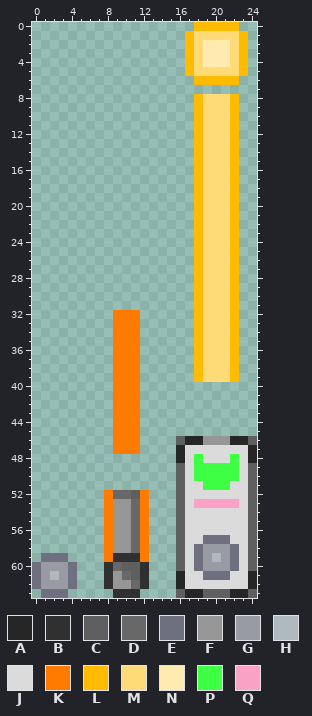
Edited in one commit: pixel-art sprite (Assets/Prefabs/Entities/Ally/UnitWeapons.png). The picture above is the old version.
The file is 25x64 pixels. Colours within 5 levels of each other are drawn and written as one.
Palette (. is transparent): A #262626  B #303030  C #5f5f5f  D #686868  E #6e7080  F #969696  G #989aa4  H #b0b9c0  J #dbdbdb  K #ff7b00  L #ffbb00  M #ffdb78  N #ffeab0  P #3eff44  Q #f9a2c5
Pixels before, first column x 0:
 0 ..................LLLLL..
 1 .................LMMMMML.
 2 .................LMNNNML.
 3 .................LMNNNML.
 4 .................LMNNNML.
 5 .................LMMMMML.
 6 ..................LLLLL..
 7 .........................
 8 ..................LMMML..
 9 ..................LMMML..
10 ..................LMMML..
11 ..................LMMML..
12 ..................LMMML..
13 ..................LMMML..
14 ..................LMMML..
15 ..................LMMML..
16 ..................LMMML..
17 ..................LMMML..
18 ..................LMMML..
19 ..................LMMML..
20 ..................LMMML..
21 ..................LMMML..
22 ..................LMMML..
23 ..................LMMML..
24 ..................LMMML..
25 ..................LMMML..
26 ..................LMMML..
27 ..................LMMML..
28 ..................LMMML..
29 ..................LMMML..
30 ..................LMMML..
31 ..................LMMML..
32 .........KKK......LMMML..
33 .........KKK......LMMML..
34 .........KKK......LMMML..
35 .........KKK......LMMML..
36 .........KKK......LMMML..
37 .........KKK......LMMML..
38 .........KKK......LMMML..
39 .........KKK......LMMML..
40 .........KKK.............
41 .........KKK.............
42 .........KKK.............
43 .........KKK.............
44 .........KKK.............
45 .........KKK.............
46 .........KKK....CAAFFFAAC
47 .........KKK....AJJJJJJJA
48 ................AJPJJJPJA
49 ................CJPPPPPJC
50 ................CJPPPPPJC
51 ................CJJPPPJJC
52 ........KDDCK...CJJJJJJJC
53 ........KFFDK...CJQQQQQJC
54 ........KFFDK...CJJJJJJJC
55 ........KFFDK...CJJJJJJJC
56 ........KFFDK...CJJJJJJJC
57 ........KFFDK...CJJEEEJJC
58 ........KFFDK...CJEGGGEJC
59 .EEE....KBBBK...CJEGHGEJC
60 EGGGE...BDCCB...CJEGGGEJC
61 EGHGE...BFDCB...AJJEEEJJA
62 EGGGE...BFFDB...AJJJJJJJA
63 .EEE.....BBB....CAACCCAAC
The same view after the edit:
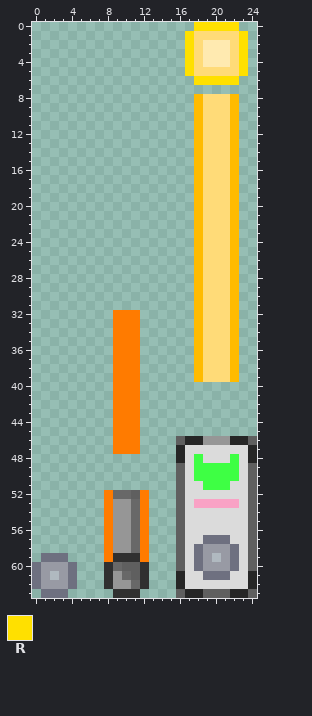
Colours new in this view: R #ffe000
Diff:
y 0: x 18..22 LLLLL -> RRRRR
y 1..5: x 17 L -> R; x 23 L -> R
y 6: x 18..22 LLLLL -> RRRRR
Changed places in both pictures, as pixel boxes (x1, y1, x2, y2):
changed: (185, 22, 248, 85)
